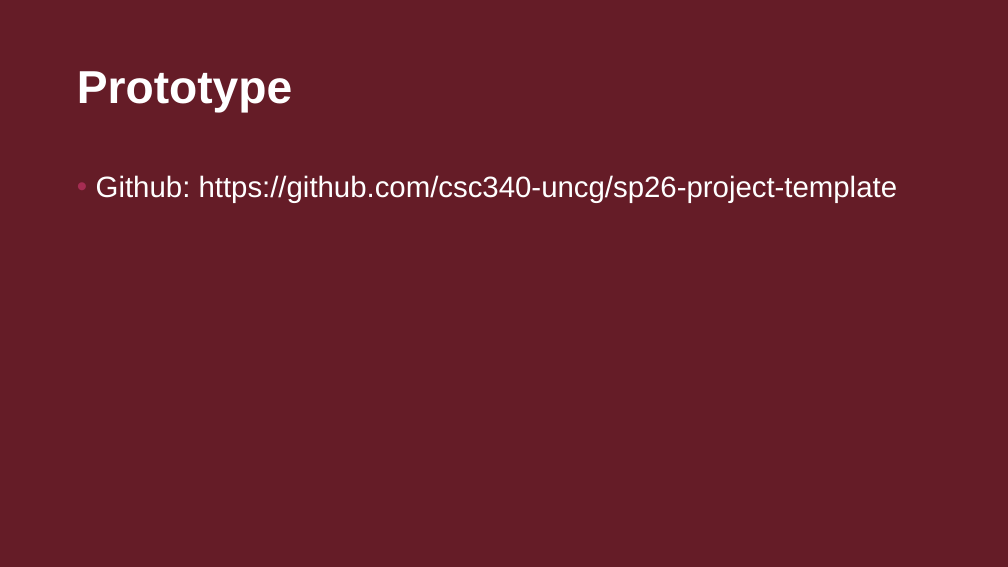
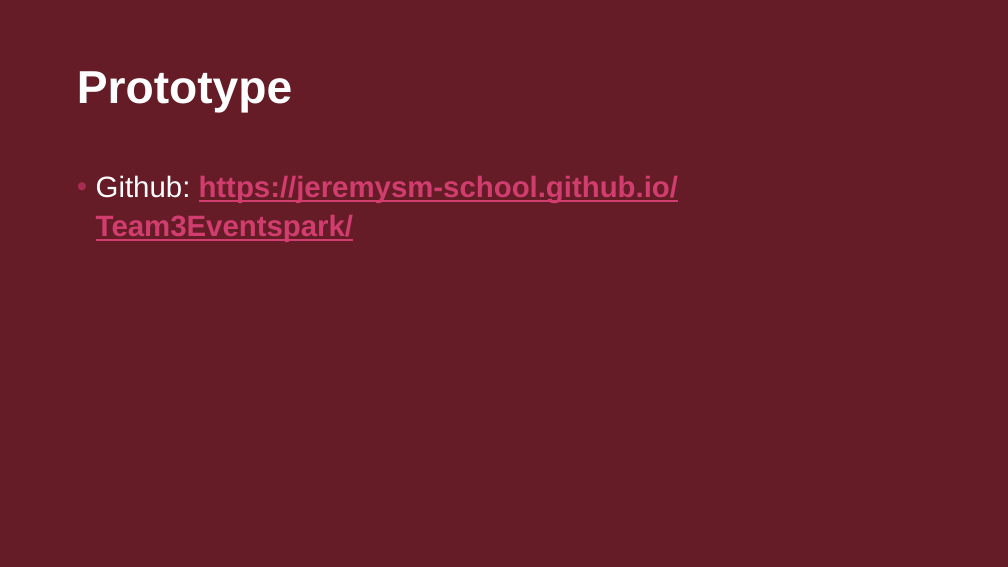
Before and after one commit to JeremySM-School/Team3Eventspark, a slide deck: slide 5 of docs/Eventspark Presentation.pptx. Drawn at 1008x567 pixels with LibreOffice and Linux fonts; fonts in the diff are those of the drawing; background and template pictures are left out. Boxes give left, top, right and bottom in pixels: in the first picture for what was removed or moved away, otherwise in the second. Text is boxed around its words. In the diff, an @@ line names an element or a change of style, - is before the commit and + after.

Commit message:
Real file
Removed and replaced github link for home page

```diff
--- a/docs/Eventspark Presentation.pptx
+++ b/docs/Eventspark Presentation.pptx
@@ text at [96,175,678,242]: text changed; text colour #FFFFFF to #D13D6E; bold on @@
-• Github: https://github.com/csc340-uncg/sp26-project-template
+• Github: https://jeremysm-school.github.io/Team3Eventspark/
```
